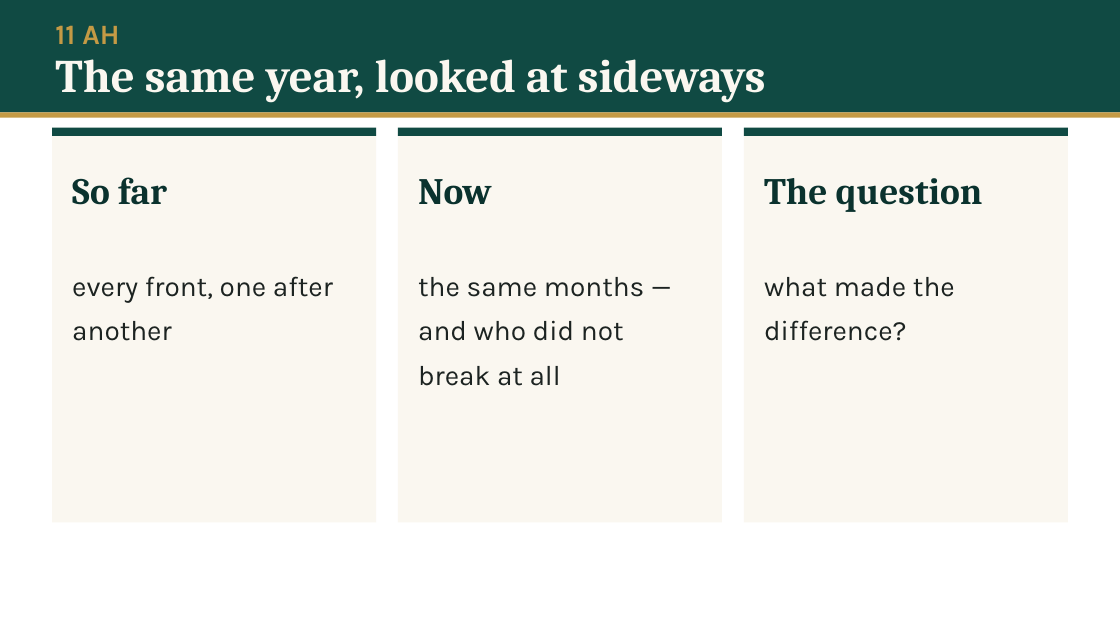
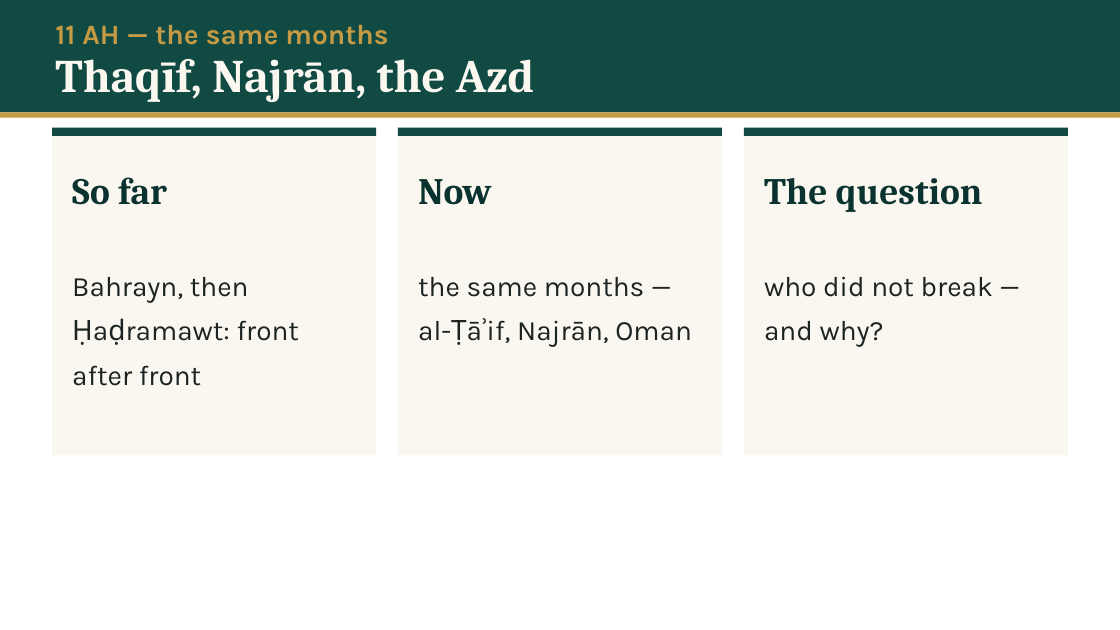
Before and after one commit to daniyalyasin93/2026SeptemberIslamicHistoryClass, a slide deck: slide 65 of S06_hadramawt_bahrayn/S06.pptx (slide 58 before the commit). Drawn at 1120x630 pixels with LibreOffice and Linux fonts; fonts in the diff are those of the drawing. Boxes give left, top, right and bottom in pixels: in the first picture for what was removed or moved away, otherwise in the second. Text is boxed around its words. In the diff, an @@ line names an element or a change of style, - is before the commit and + after.

```diff
--- a/S06_hadramawt_bahrayn/S06.pptx
+++ b/S06_hadramawt_bahrayn/S06.pptx
@@ text at (55, 25, 388, 45): text changed @@
-11 AH
+11 AH — the same months
@@ text at (55, 59, 534, 102): text changed @@
-The same year, looked at sideways
+Thaqīf, Najrān, the Azd
@@ rectangle: place and size @@
-rectangle at (52, 128, 376, 523)
+rectangle at (52, 128, 376, 455)
@@ rectangle: place and size @@
-rectangle at (398, 128, 723, 523)
+rectangle at (398, 128, 723, 455)
@@ rectangle: place and size @@
-rectangle at (744, 128, 1069, 523)
+rectangle at (744, 128, 1069, 455)
@@ text at (72, 277, 299, 386): text changed @@
-every front, one after another
+Bahrayn, then Ḥaḍramawt: front after front
@@ text at (418, 277, 692, 347): text changed @@
-the same months — and who did not break at all
+the same months — al-Ṭāʾif, Najrān, Oman
@@ text at (764, 276, 993, 347): text changed @@
-what made the difference?
+who did not break — and why?
```
Also in this commit, not shown: 60 other slides changed, 18 slides added, 11 slides removed, 37 other files.
